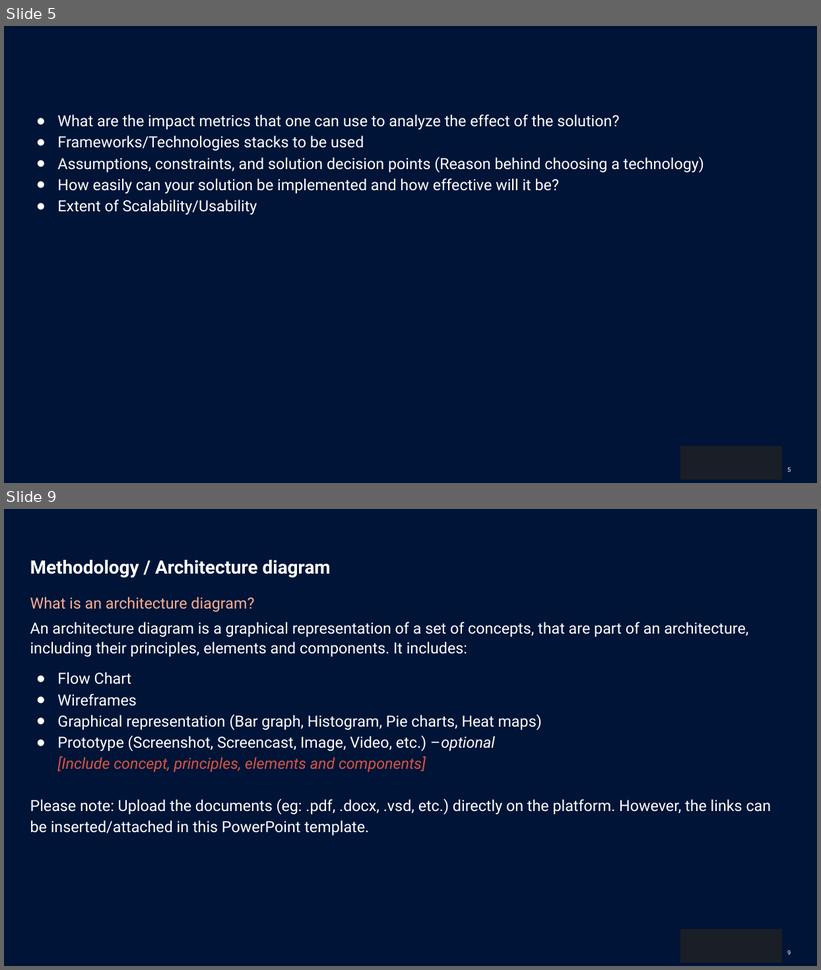
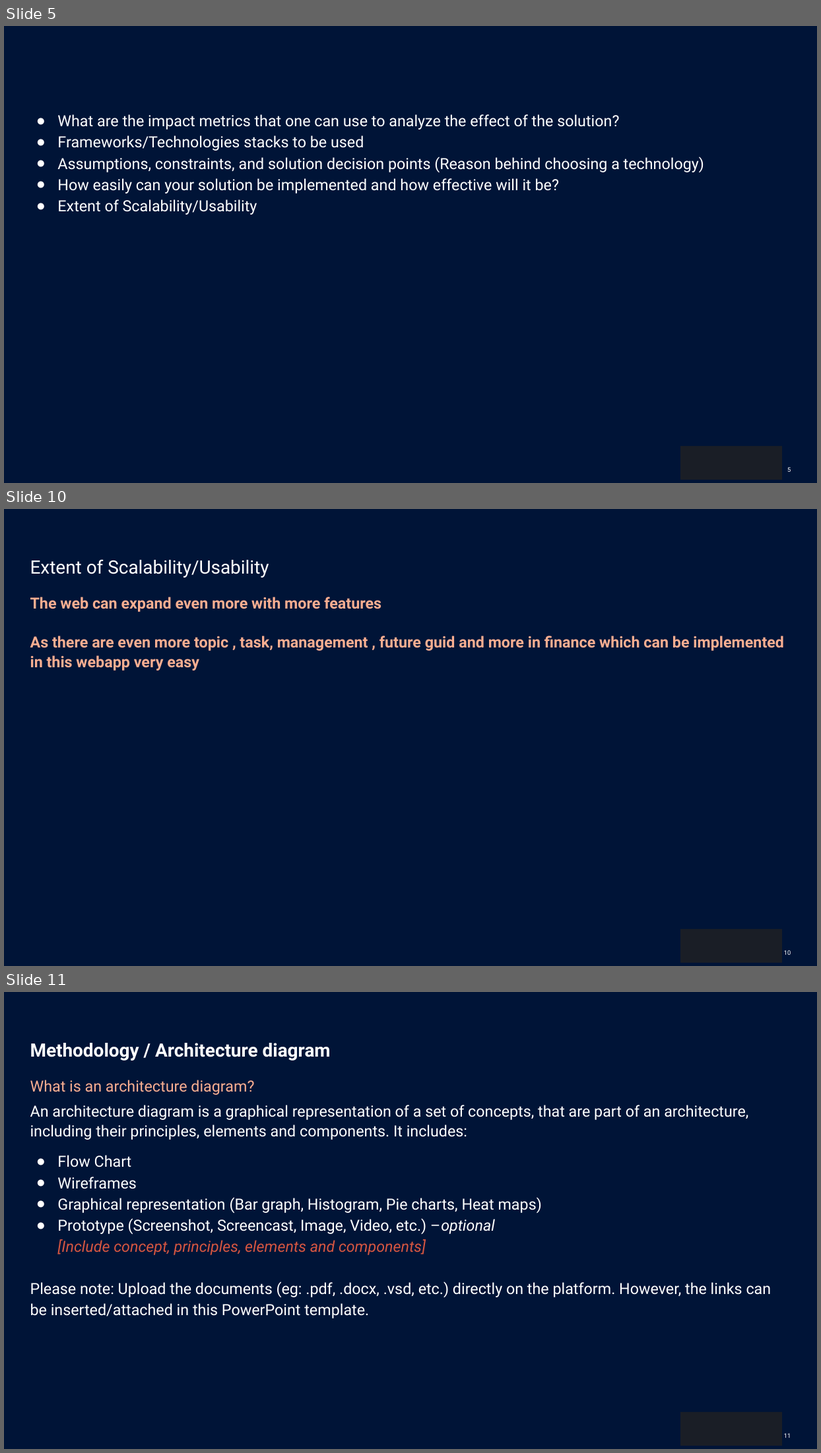
Before and after one commit to Aditya-aot/Hackathon-ION, a slide deck: HackerEarth_Idea_Submission_Template24414bb.pptx. Shown one above the other, each under a label of ours: slides 5 and 9 before the commit, slides 5, 10 and 11 after it; the slides between them are not shown. The pictures are 821x970 and 821x1453 pixels, drawn with LibreOffice and Linux fonts; fonts in the diff are those of the drawing; background and template pictures are left out. Boxes give left, top, right and bottom in pixels: in the first picture for what was removed or moved away, otherwise in the second. Text is boxed around its words. In the diff, an @@ line names an element or a change of style, - is before the commit and + after.

```diff
--- a/HackerEarth_Idea_Submission_Template24414bb.pptx
+++ b/HackerEarth_Idea_Submission_Template24414bb.pptx
@@ slide 10 added at (x1=4, y1=509, x2=817, y2=966), background picture (left out); not listed: 2 template elements that a slide beside it also shows @@
@@ title added at (x1=30, y1=559, x2=269, y2=578), 24 pt, text #FFFFFF @@
+Extent of Scalability/Usability
@@ text added at (x1=30, y1=597, x2=784, y2=671), 20 pt, text #F9AE91, bold @@
+The web can expand even more with more features
+As there are even more topic , task, management , future guid and more in finance which can be implemented in this webapp very easy
@@ what was slide 9 is now slide 11 @@
@@ page number at (x1=784, y1=1434, x2=791, y2=1438): text changed @@
-              9
+              11
```
Also in this commit, not shown: 3 slides changed, 1 other slide added.
